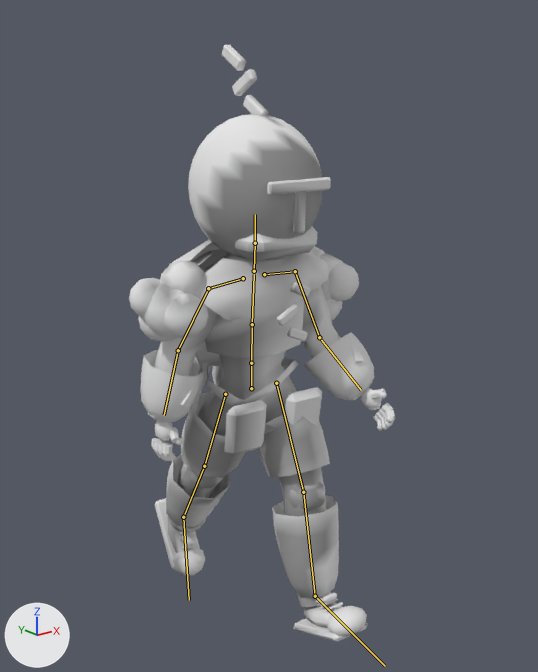
An edit to the glTF model game/assets/personagens/guardiao_01.glb, drawn before and after from the same camera.
Rendered twice from a camera (50 mm lens) standing at (-1.57, -2.07, 1.93) and looking at (0.08, -0.01, 1.1). Arrows for +X, +Y and +Z are at lower left; the lights stay in place. The picture after the commit comes second. Both versions are drawn at frame 7 of the action 'andar-loop'; the numbers are the values there. The bones that change, and the others that lie on the model, are drawn over the model as lines.

In view in the first picture: 'guardiao_01'.
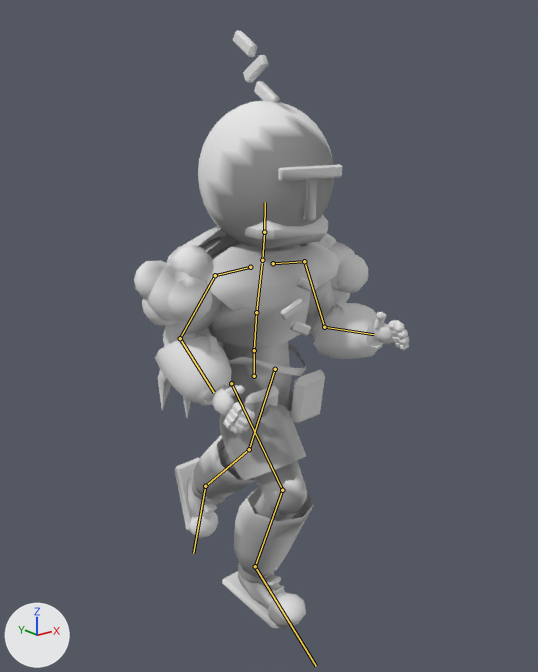
The change, as a list of edits to the scene's bpy script:
```text
Change bone_hips:
    where bone_hips = bpy.data.objects['esqueleto_padrao'].pose.bones['Hips']  # child of 'Root'
    bone_hips.location: (0.001, -0.04, 0.0) -> (0.012, 0.007, 0.0)
    bone_hips.rotation_quaternion: (0.998, 0.0, -0.061, -0.001) -> (0.999, 0.0, 0.044, 0.0)  # degrees (0, -7, 0) -> degrees (0, 5, 0)
Change bone_leftupperleg:
    where bone_leftupperleg = bpy.data.objects['esqueleto_padrao'].pose.bones['LeftUpperLeg']  # child of 'Hips'
    bone_leftupperleg.rotation_quaternion: (0.973, -0.232, 0.0, 0.0) -> (0.983, 0.184, 0.0, 0.0)  # degrees (-27, 0, 0) -> degrees (21, 0, 0)
Change bone_leftlowerleg:
    where bone_leftlowerleg = bpy.data.objects['esqueleto_padrao'].pose.bones['LeftLowerLeg']  # child of 'LeftUpperLeg'
    bone_leftlowerleg.rotation_quaternion: (0.992, 0.122, 0.0, 0.0) -> (0.977, 0.215, 0.0, 0.0)  # degrees (14, 0, 0) -> degrees (25, 0, 0)
Change bone_leftfoot:
    where bone_leftfoot = bpy.data.objects['esqueleto_padrao'].pose.bones['LeftFoot']  # child of 'LeftLowerLeg'
    bone_leftfoot.rotation_quaternion: (0.993, -0.121, 0.0, 0.0) -> (0.967, 0.253, 0.0, 0.0)  # degrees (-14, 0, 0) -> degrees (29, 0, 0)
Change bone_rightupperleg:
    where bone_rightupperleg = bpy.data.objects['esqueleto_padrao'].pose.bones['RightUpperLeg']  # child of 'Hips'
    bone_rightupperleg.rotation_quaternion: (0.973, 0.232, 0.0, 0.0) -> (-0.943, 0.333, 0.0, 0.0)  # degrees (27, 0, 0) -> degrees (-39, 0, 0)
Change bone_rightlowerleg:
    where bone_rightlowerleg = bpy.data.objects['esqueleto_padrao'].pose.bones['RightLowerLeg']  # child of 'RightUpperLeg'
    bone_rightlowerleg.rotation_quaternion: (0.999, 0.052, 0.0, 0.0) -> (0.865, 0.496, 0.0, 0.0)  # degrees (6, 0, 0) -> degrees (60, 0, 0)
Change bone_rightfoot:
    where bone_rightfoot = bpy.data.objects['esqueleto_padrao'].pose.bones['RightFoot']  # child of 'RightLowerLeg'
    bone_rightfoot.rotation_quaternion: (0.979, 0.202, 0.0, 0.0) -> (0.995, -0.101, 0.0, 0.0)  # degrees (23, 0, 0) -> degrees (-12, 0, 0)
Change bone_spine:
    where bone_spine = bpy.data.objects['esqueleto_padrao'].pose.bones['Spine']  # child of 'Hips'
    bone_spine.rotation_quaternion: (0.999, 0.014, 0.03, 0.0) -> (0.999, 0.052, 0.0, 0.0)  # degrees (2, 3, 0) -> degrees (6, 0, 0)
Change bone_chest:
    where bone_chest = bpy.data.objects['esqueleto_padrao'].pose.bones['Chest']  # child of 'Spine'
    bone_chest.rotation_quaternion: (0.998, 0.021, 0.055, -0.001) -> (0.998, 0.034, -0.043, 0.001)  # degrees (2, 6, 0) -> degrees (4, -5, 0)
Change bone_leftupperarm:
    where bone_leftupperarm = bpy.data.objects['esqueleto_padrao'].pose.bones['LeftUpperArm']  # child of 'LeftShoulder'
    bone_leftupperarm.rotation_quaternion: (0.784, -0.591, -0.153, -0.115) -> (0.808, -0.566, -0.132, -0.092)  # degrees (-74, -22, 0) -> degrees (-70, -18, 0)
Change bone_leftlowerarm:
    where bone_leftlowerarm = bpy.data.objects['esqueleto_padrao'].pose.bones['LeftLowerArm']  # child of 'LeftUpperArm'
    bone_leftlowerarm.rotation_quaternion: (0.974, 0.0, 0.0, -0.227) -> (0.718, 0.0, 0.0, -0.696)  # degrees (0, 0, -26) -> degrees (0, 0, -88)
Change bone_neck:
    where bone_neck = bpy.data.objects['esqueleto_padrao'].pose.bones['Neck']  # child of 'Chest'
    bone_neck.rotation_quaternion: (1.0, -0.012, 0.0, 0.0) -> (0.999, -0.035, 0.0, 0.0)  # degrees (-1, 0, 0) -> degrees (-4, 0, 0)
Change bone_head:
    where bone_head = bpy.data.objects['esqueleto_padrao'].pose.bones['Head']  # child of 'Neck'
    bone_head.rotation_quaternion: (1.0, -0.014, -0.018, 0.0) -> (0.999, -0.044, -0.001, 0.0)  # degrees (-2, -2, 0) -> degrees (-5, 0, 0)
Change bone_rightupperarm:
    where bone_rightupperarm = bpy.data.objects['esqueleto_padrao'].pose.bones['RightUpperArm']  # child of 'RightShoulder'
    bone_rightupperarm.rotation_quaternion: (0.784, -0.591, -0.153, -0.115) -> (0.81, -0.567, -0.113, -0.079)  # degrees (-74, -22, 0) -> degrees (-70, -16, 0)
Change bone_rightlowerarm:
    where bone_rightlowerarm = bpy.data.objects['esqueleto_padrao'].pose.bones['RightLowerArm']  # child of 'RightUpperArm'
    bone_rightlowerarm.rotation_quaternion: (0.988, 0.0, 0.0, 0.156) -> (0.752, 0.0, 0.0, 0.659)  # degrees (0, 0, 18) -> degrees (0, 0, 82)
```

What differs and where, as boxes (x1, y1, x2, y2) in the pictures (538 x 672 px):
'guardiao_01', posed: before (129, 45, 396, 642); after (134, 30, 409, 629)
bone 'Hips', root to tip: before (251, 388) to (251, 363); after (254, 376) to (254, 350)
bone 'LeftUpperLeg', root to tip: before (276, 383) to (303, 492); after (275, 369) to (249, 449)
bone 'LeftLowerLeg', root to tip: before (303, 492) to (315, 596); after (249, 449) to (205, 486)
bone 'LeftFoot', root to tip: before (315, 596) to (385, 666); after (205, 486) to (193, 553)
bone 'RightUpperLeg', root to tip: before (225, 394) to (204, 466); after (231, 383) to (282, 490)
bone 'RightLowerLeg', root to tip: before (204, 466) to (183, 517); after (282, 490) to (255, 566)
bone 'RightFoot', root to tip: before (183, 517) to (189, 600); after (255, 566) to (316, 666)
bone 'Spine', root to tip: before (251, 363) to (252, 324); after (254, 350) to (256, 312)
bone 'Chest', root to tip: before (252, 324) to (254, 274); after (256, 312) to (262, 263)
bone 'LeftUpperArm', root to tip: before (295, 271) to (319, 337); after (304, 261) to (324, 327)
bone 'LeftLowerArm', root to tip: before (319, 337) to (361, 390); after (324, 327) to (374, 334)
bone 'Neck', root to tip: before (254, 271) to (255, 243); after (262, 260) to (264, 232)
bone 'Head', root to tip: before (255, 243) to (255, 214); after (264, 232) to (265, 202)
bone 'RightUpperArm', root to tip: before (208, 288) to (178, 350); after (215, 275) to (180, 338)
bone 'RightLowerArm', root to tip: before (178, 350) to (164, 415); after (180, 338) to (214, 392)
